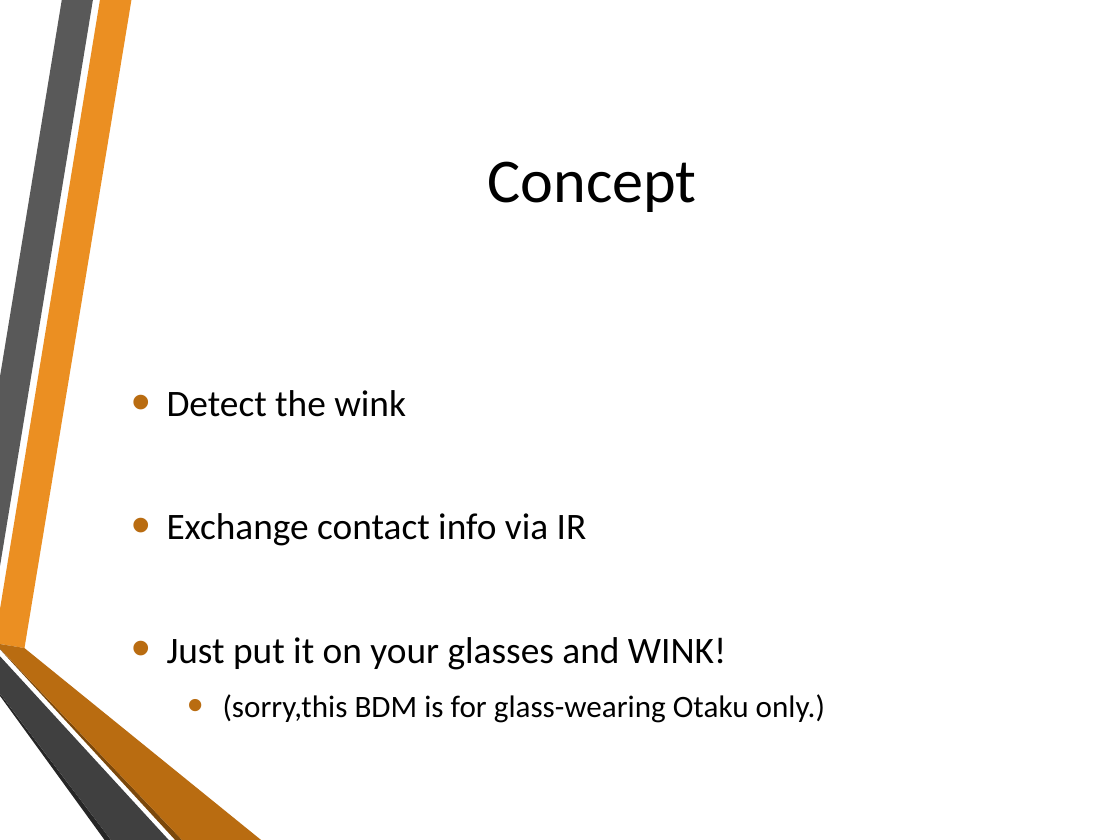
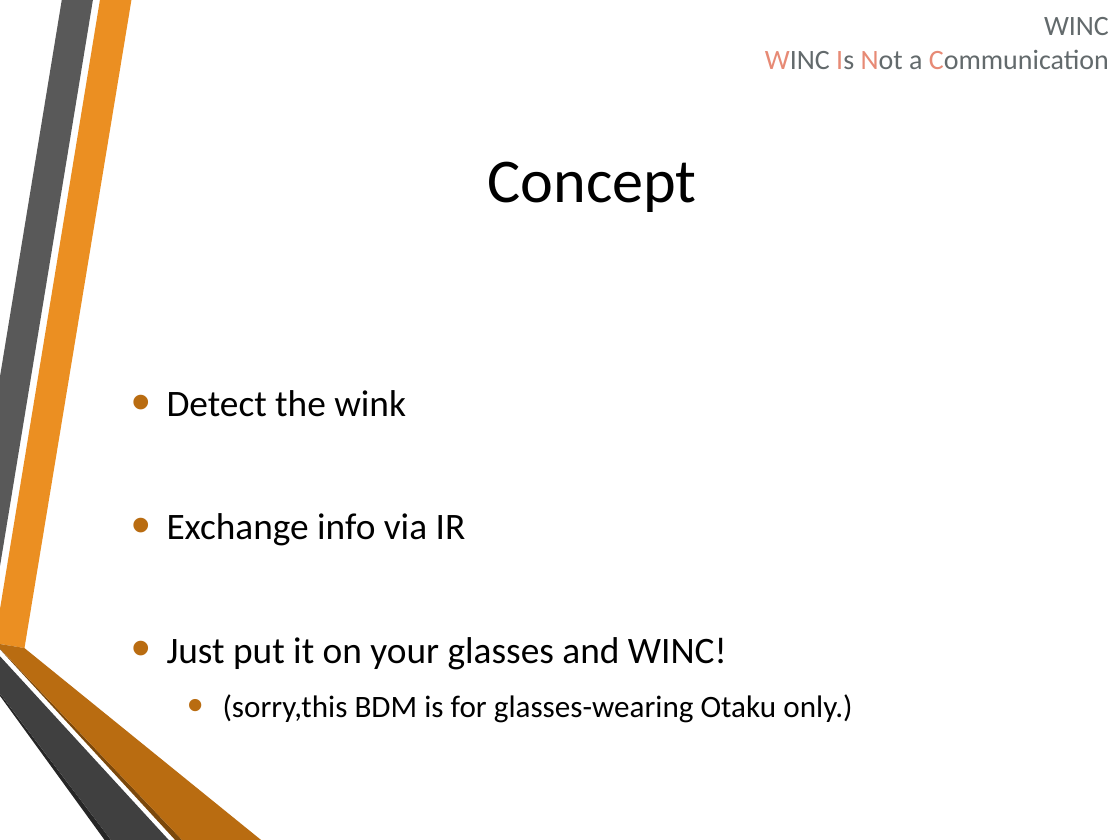
Before and after one commit to onishy/Oshiriai, a slide deck: slide 2 of Presentation/winkie（仮称）.pptx. Drawn at 1120x840 pixels with LibreOffice and Linux fonts; fonts in the diff are those of the drawing; background and template pictures are left out. Boxes give left, top, right and bottom in pixels: in the first picture for what was removed or moved away, otherwise in the second. Text is boxed around its words. In the diff, an @@ line names an element or a change of style, - is before the commit and + after.

```diff
--- a/Presentation/winkie（仮称）.pptx
+++ b/Presentation/winkie（仮称）.pptx
@@ text added at (765,17,1109,69), 18 pt, text #636A6C @@
+WINC
+WINC Is Not a Communication
@@ text at (167,513,852,723): text changed @@
-• Exchange contact info via IR
-• Just put it on your glasses and WINK!
-  • (sorry,this BDM is for glass-wearing Otaku only.)
+• Exchange info via IR
+• Just put it on your glasses and WINC!
+  • (sorry,this BDM is for glasses-wearing Otaku only.)
```
Also in this commit, not shown: 3 other slides changed, 2 slides added, 2 slides removed.
